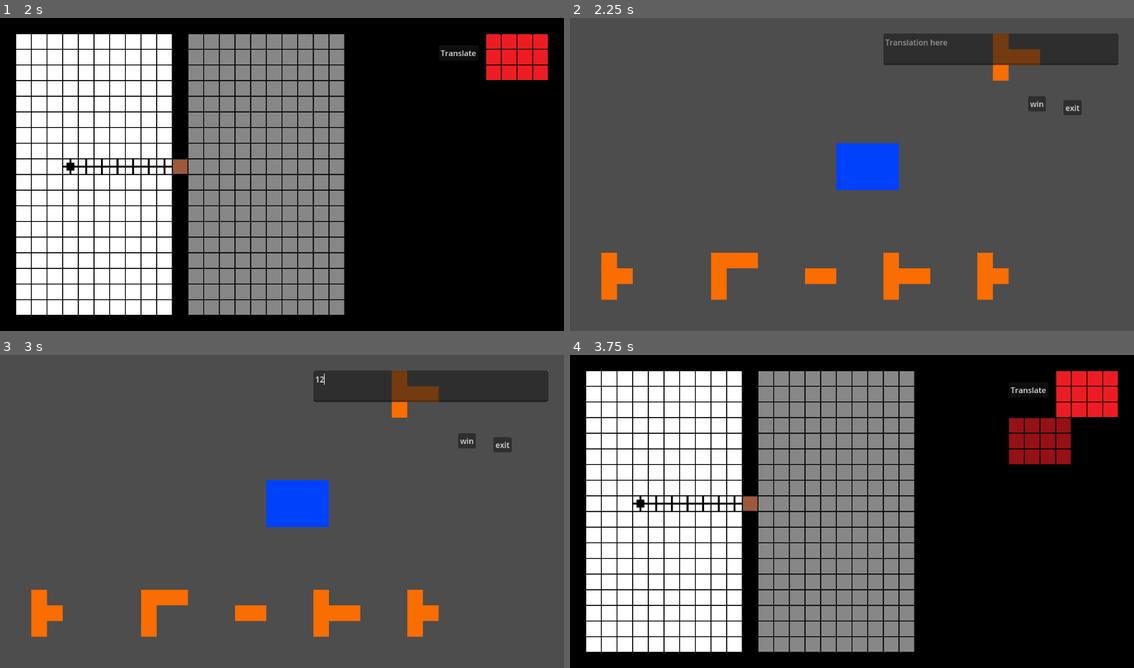
Above: before the commit, frames 1-4 (two rows, left to right).
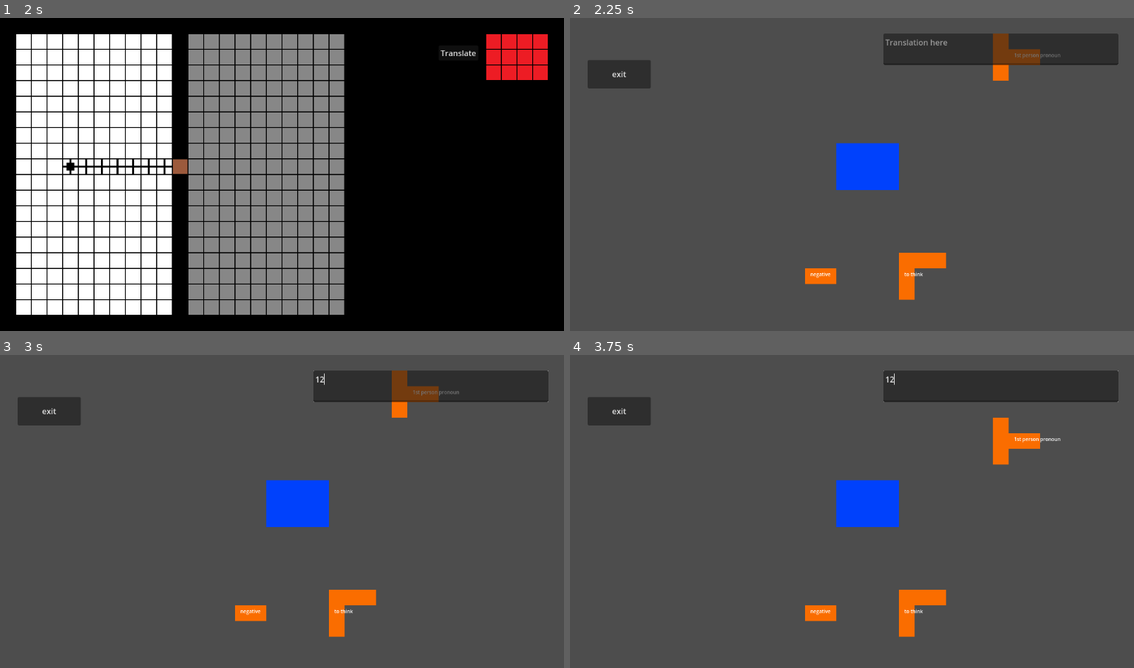
Above: after the commit, the same moments.

Repository: DelphinusArcana252525/FloodTranslator
Game: Godot game, scene res://scenes/main.tscn
The game is run twice, just before and just after one commit, with the same random seed, the same clock (stepped at 60 frames per second) and the same inputs.
Inputs (mouse positions are in pixels of both pictures, inside the frame that each line leads up to):
- Up to frame 1 (2 s): click "Next" at 0.5 s; click "Next" at 1.25 s
- Up to frame 2 (2.25 s): click "Translate" at 2 s
- Up to frame 3 (3 s): click (428, 386) at 2.77 s; type "12" at 2.85 s
- Up to frame 4 (3.75 s): click (1038, 439) at 3.5 s, where only the run before the commit has a clickable "win"

Frame 1 is identical in both runs. In frame 2, 4.3% of the frame differs, in the area x 3-91%, y 11-91%; in frame 3, 4.3%; in frame 4, 99%, in the area x 0-100%, y 0-100%.

Commit message:
working level one
we have one level, a working exit button, a win signal, and some translations, made with blood sweat and tears

Diff:
--- a/scenes/translator_main.gd
+++ b/scenes/translator_main.gd
@@ -24,29 +24,36 @@
 		var mouse_pos = get_viewport().get_mouse_position()
 		for i in range(0, len(wordShapes)):
 			if (abs(wordShapes[i].position.x - mouse_pos.x) < 64 and abs(wordShapes[i].position.y - mouse_pos.y) < 64):
-				wordShapes[currIndex].set_curr_tile(false)
-				wordShapes[i].set_curr_tile(true)
-				currIndex = i
+				if(not wordShapes[currIndex].isHidden):
+					wordShapes[currIndex].set_curr_tile(false)
+					wordShapes[i].set_curr_tile(true)
+					currIndex = i
 
 
 
 func setLevel(levelNum):
 
 	answer = "I do not think"
+
+
+
 	$word_shape.set_curr_tile(true)
 	#puzzle:
 	$puzzle_shape/puzzle_sprite.frame = levelNum
 	wordShapes[0].set_tile_num(10)
 	wordShapes[0]._get_tile(10)
 
-	wordShapes[1].set_tile_num(10)
-	wordShapes[1]._get_tile(10)
+	wordShapes[1].set_tile_num(4)
+	wordShapes[1]._get_tile(4)
 
 	wordShapes[2].set_tile_num(8)
 	wordShapes[2]._get_tile(8)
 
-	wordShapes[3].set_tile_num(4)
-	wordShapes[3]._get_tile(4)
+	wordShapes[3].hide()
+
+	wordShapes[4].hide()
+
+	wordShapes[5].hide()
 
 
 
@@ -70,3 +77,10 @@
 
 func _on_exit_button_pressed() -> void:
 	exit.emit()
+
+
+func _on_word_box_text_changed() -> void:
+	if($word_box.text.to_lower() == (answer.to_lower())):
+		win.emit()
+		print("good job joe")
+	pass # Replace with function body.
--- a/scenes/translator_main.tscn
+++ b/scenes/translator_main.tscn
@@ -27,6 +27,7 @@
 placeholder_text = "Translation here"
 
 [node name="Win_button" type="Button" parent="."]
+visible = false
 offset_left = 936.0
 offset_top = 160.0
 offset_right = 972.0
@@ -34,12 +35,13 @@
 text = "win"
 
 [node name="exit_button" type="Button" parent="."]
-offset_left = 1008.0
-offset_top = 168.0
-offset_right = 1045.0
-offset_bottom = 199.0
+offset_left = 36.0
+offset_top = 86.0
+offset_right = 165.0
+offset_bottom = 144.0
 text = "exit"
 
 [connection signal="mouse_exited" from="word_shape" to="word_shape" method="_on_mouse_exited"]
+[connection signal="text_changed" from="word_box" to="." method="_on_word_box_text_changed"]
 [connection signal="pressed" from="Win_button" to="." method="_on_win_button_pressed"]
 [connection signal="pressed" from="exit_button" to="." method="_on_exit_button_pressed"]
--- a/scenes/word_shape.tscn
+++ b/scenes/word_shape.tscn
@@ -7,6 +7,9 @@
 
 [sub_resource type="RectangleShape2D" id="RectangleShape2D_dpei0"]
 size = Vector2(120.5, 126)
+
+[sub_resource type="LabelSettings" id="LabelSettings_he30d"]
+font_size = 10
 
 [node name="word_shape" type="Area2D"]
 script = ExtResource("1_x8ypq")
@@ -28,4 +31,11 @@
 [node name="shapes" parent="." instance=ExtResource("3_euix1")]
 tile_set = ExtResource("2_t0am6")
 
+[node name="Label" type="Label" parent="."]
+offset_left = -21.0
+offset_top = 5.0
+offset_right = 19.0
+offset_bottom = 28.0
+label_settings = SubResource("LabelSettings_he30d")
+
 [connection signal="mouse_entered" from="." to="." method="_on_mouse_entered"]
--- a/scripts/word_shape.gd
+++ b/scripts/word_shape.gd
@@ -12,6 +12,7 @@
 var tileNum
 var setDown
 var mouseInShape
+var isHidden
 
 var isCurrTile
 #gonna have a resource? list of resources?
@@ -19,21 +20,27 @@
 
 # Called when the node enters the scene tree for the first time.
 func _ready() -> void:
+	isHidden = false
 	mouseInShape = false
 	setDown = false
 	tileNum = 9
-	pass # Replace with function body.
+	 # Replace with function body.
 	_get_tile(tileNum)
 	print(currMeaning)
+	$Label.text = currMeaning
 
 	#$shape_sprite =
 
 func set_curr_tile(boolean):
 	isCurrTile = boolean
+	isDocked = not boolean
+	setDown = not boolean
 
 func _get_tile(num):
 	$shape_sprite.frame = num
 	currMeaning = meaning[num]
+	$Label.text = currMeaning
+	#$Label.text = currMeaning
 
 # Called every frame. 'delta' is the elapsed time since the previous frame.
 func _process(delta: float) -> void:
@@ -46,10 +53,19 @@
 #get input from player - r rotate, follow mouse, click
 
 func _can_move():
-	if(isDocked or setDown or not isCurrTile):
+	if(isDocked or setDown or not isCurrTile or isHidden):
 		return false
 	return true
 
+
+func hide_shape():
+	$shape_sprite.hide()
+	isHidden = true
+
+
+func show_shape():
+	$shape_sprite.show()
+	isHidden = false
 
 func _input(event: InputEvent):
 	if(setDown):
@@ -67,7 +83,7 @@
 				#instance.set_tile_num(tileNum)
 				#instance._get_tile(tileNum)
 				#add_child(instance)
-				print("new wordshape scene")
+				print("clicked")
 		if(not isDocked and mouseInShape and Input.is_action_just_pressed("delete_shape")):
 			pass
 			#$shape_sprite.hide()
Not shown: 1 places in scenes/word_shape.tscn that only renumber resources
